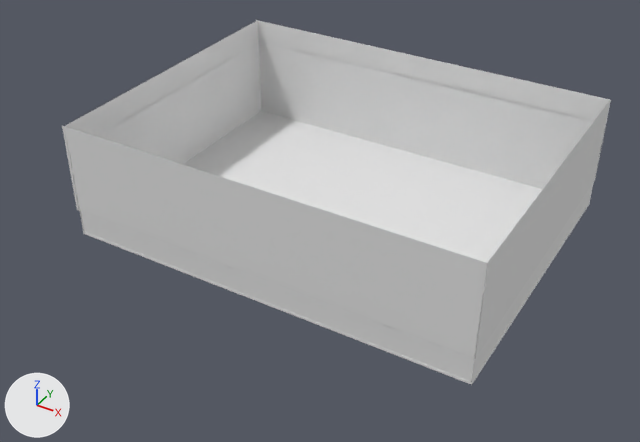
What one commit did to the Blender file data/environments/bielefeld/bielefeld.blend.
Before and after are seen from a camera (50 mm lens) standing at (7.44, -14.88, 10.74) and looking at (-0.51, -1.64, 0.58). Every picture has the same lights, and +X, +Y and +Z are marked at lower left.

The older version as bpy lines, for what is in view:
```python
ob_cube = bpy.data.objects.new('Cube', me_cube_001)
ob_cube.location = (-0.6, -0.5, 0.0)
ob_cube.scale = (4.5, 3.4, 0.0263)
ob_plane = bpy.data.objects.new('Plane', me_plane_005)
ob_plane.location = (-0.61, -3.89, 1.0)
ob_plane.rotation_euler = (-1.571, 0.0, 0.0)  # degrees (-90, 0, 0)
ob_plane.scale = (4.5, 1.0, 1.0)
ob_plane_001 = bpy.data.objects.new('Plane.001', me_plane_002)
ob_plane_001.location = (-0.61, 2.9, 0.99)
ob_plane_001.rotation_euler = (1.571, 0.0, 0.0)  # degrees (90, 0, 0)
ob_plane_001.scale = (-4.49, 1.0, 1.0)
ob_plane_002 = bpy.data.objects.new('Plane.002', me_plane_006)
ob_plane_002.location = (3.89, -0.49, 0.97)
ob_plane_002.rotation_euler = (0.0, -1.571, 0.0)  # degrees (0, -90, 0)
ob_plane_002.scale = (1.0, 3.42, 1.0)
ob_plane_003 = bpy.data.objects.new('Plane.003', me_plane_004)
ob_plane_003.location = (-5.09, -0.49, 0.97)
ob_plane_003.rotation_euler = (1.571, 0.0, 1.571)  # degrees (90, 0, 90)
ob_plane_003.scale = (-3.42, 1.01, 1.0)
ob_plane_004 = bpy.data.objects.new('Plane.004', me_plane_007)
ob_plane_004.location = (-5.11, -0.49, 1.56)
ob_plane_004.rotation_euler = (1.571, 0.0, 1.571)  # degrees (90, 0, 90)
ob_plane_004.scale = (-3.42, 1.0, 1.0)
ob_plane_005 = bpy.data.objects.new('Plane.005', me_plane_000)
ob_plane_005.location = (3.9, -0.49, 1.56)
ob_plane_005.rotation_euler = (1.571, 0.0, -1.571)  # degrees (90, 0, -90)
ob_plane_005.scale = (-3.42, 1.0, 1.0)
ob_plane_006 = bpy.data.objects.new('Plane.006', me_plane_001)
ob_plane_006.location = (-0.63, 2.94, 1.56)
ob_plane_006.rotation_euler = (1.571, 0.0, 0.0)  # degrees (90, 0, 0)
ob_plane_006.scale = (-4.54, 1.0, 1.0)
ob_plane_007 = bpy.data.objects.new('Plane.007', me_plane_003)
ob_plane_007.location = (-0.63, -3.9, 1.56)
ob_plane_007.rotation_euler = (1.571, 0.0, 3.142)  # degrees (90, 0, 180)
ob_plane_007.scale = (-4.54, 1.0, 1.0)
```
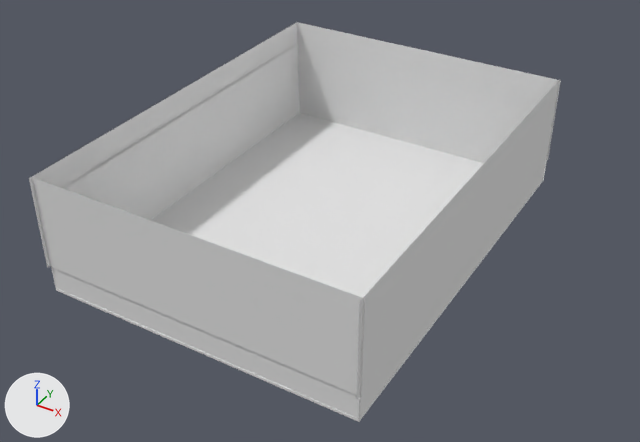
Boxes (x1, y1, x2, y2) around the edits, measured in the pictures (640 x 442 px):
```json
{"object": "Plane.007", "change": "moved, turned, rescaled", "before": [62, 126, 488, 359], "after": [357, 81, 559, 399]}
{"object": "Cube", "change": "moved, turned", "before": [84, 111, 590, 384], "after": [56, 113, 543, 422]}
{"object": "Plane.001", "change": "moved, turned", "before": [258, 42, 593, 189], "after": [52, 44, 299, 284]}
{"object": "Plane.004", "change": "moved, turned", "before": [64, 21, 258, 209], "after": [31, 177, 365, 397]}
{"object": "Plane.002", "change": "moved, turned", "before": [471, 182, 594, 385], "after": [298, 45, 556, 181]}
{"object": "Plane.003", "change": "moved, turned", "before": [70, 43, 261, 233], "after": [51, 267, 361, 422]}
{"object": "Plane.006", "change": "moved, turned", "before": [256, 20, 611, 181], "after": [29, 22, 297, 268]}
{"object": "Plane.005", "change": "moved, turned", "before": [475, 101, 610, 357], "after": [297, 22, 561, 160]}
{"object": "Plane", "change": "moved, turned", "before": [80, 211, 474, 382], "after": [359, 161, 546, 417]}
```

Edits to the scene script, one JSON object a line:
```json
{"op": "set", "path": "ob_plane_007.location", "old": "(-0.63, -3.9, 1.56)", "new": "(2.65, -1.19, 1.56)"}
{"op": "set", "path": "ob_plane_007.rotation_euler", "old": "(1.571, 0.0, 3.142)", "new": "(1.571, 0.0, 4.712)", "note": "degrees (90, 0, 180) -> degrees (90, 0, 270)"}
{"op": "set", "path": "ob_plane_007.scale", "old": "(-4.54, 1.0, 1.0)", "new": "(-4.58, 1.0, 1.0)"}
{"op": "set", "path": "ob_plane_006.location", "old": "(-0.63, 2.94, 1.56)", "new": "(-4.18, -1.19, 1.56)"}
{"op": "set", "path": "ob_plane_006.rotation_euler", "old": "(1.571, 0.0, 0.0)", "new": "(1.571, 0.0, 1.571)", "note": "degrees (90, 0, 0) -> degrees (90, 0, 90)"}
{"op": "set", "path": "ob_plane_005.location", "old": "(3.9, -0.49, 1.56)", "new": "(-0.76, 3.34, 1.56)"}
{"op": "set", "path": "ob_plane_005.rotation_euler", "old": "(1.571, 0.0, -1.571)", "new": "(1.571, 0.0, 0.0)", "note": "degrees (90, 0, -90) -> degrees (90, 0, 0)"}
{"op": "set", "path": "ob_plane_003.location", "old": "(-5.09, -0.49, 0.97)", "new": "(-0.76, -5.64, 0.97)"}
{"op": "set", "path": "ob_plane_003.rotation_euler", "old": "(1.571, 0.0, 1.571)", "new": "(1.571, 0.0, 3.142)", "note": "degrees (90, 0, 90) -> degrees (90, 0, 180)"}
{"op": "set", "path": "ob_plane_004.location", "old": "(-5.11, -0.49, 1.56)", "new": "(-0.76, -5.67, 1.56)"}
{"op": "set", "path": "ob_plane_004.rotation_euler", "old": "(1.571, 0.0, 1.571)", "new": "(1.571, 0.0, 3.142)", "note": "degrees (90, 0, 90) -> degrees (90, 0, 180)"}
{"op": "set", "path": "ob_plane_002.location", "old": "(3.89, -0.49, 0.97)", "new": "(-0.76, 3.34, 0.97)"}
{"op": "set", "path": "ob_plane_002.rotation_euler", "old": "(0.0, -1.571, 0.0)", "new": "(1.571, -1.571, 0.0)", "note": "degrees (0, -90, 0) -> degrees (90, -90, 0)"}
{"op": "set", "path": "ob_plane.location", "old": "(-0.61, -3.89, 1.0)", "new": "(2.65, -1.17, 1.0)"}
{"op": "set", "path": "ob_plane.rotation_euler", "old": "(-1.571, 0.0, 0.0)", "new": "(-1.571, 0.0, 1.571)", "note": "degrees (-90, 0, 0) -> degrees (-90, 0, 90)"}
{"op": "set", "path": "ob_cube.location", "old": "(-0.6, -0.5, 0.0)", "new": "(-0.75, -1.16, 0.0)"}
{"op": "set", "path": "ob_cube.rotation_euler", "old": "(0.0, 0.0, 0.0)", "new": "(0.0, 0.0, 1.571)", "note": "degrees (0, 0, 0) -> degrees (0, 0, 90)"}
{"op": "set", "path": "ob_plane_001.location", "old": "(-0.61, 2.9, 0.99)", "new": "(-4.15, -1.17, 0.99)"}
{"op": "set", "path": "ob_plane_001.rotation_euler", "old": "(1.571, 0.0, 0.0)", "new": "(1.571, 0.0, 1.571)", "note": "degrees (90, 0, 0) -> degrees (90, 0, 90)"}
```
